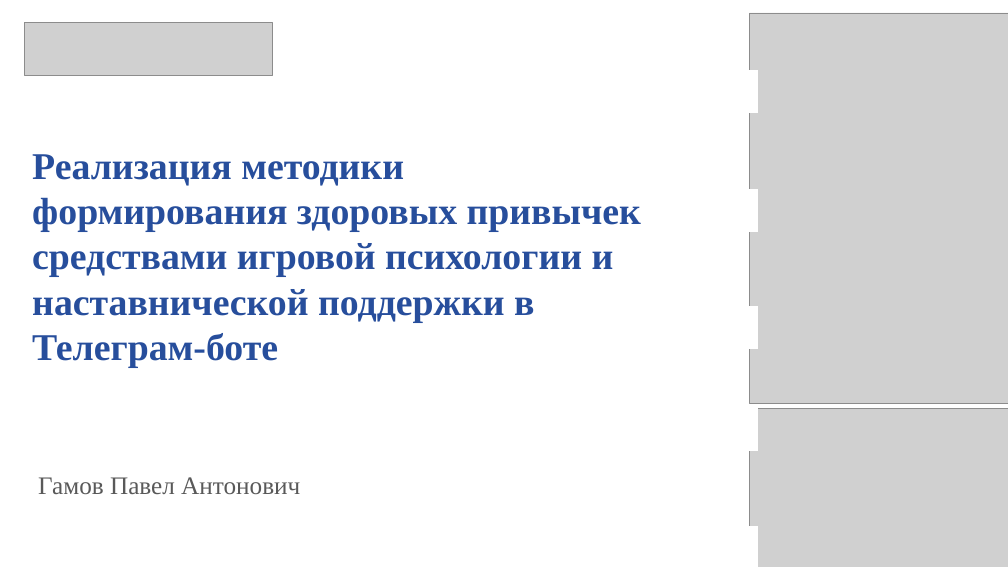
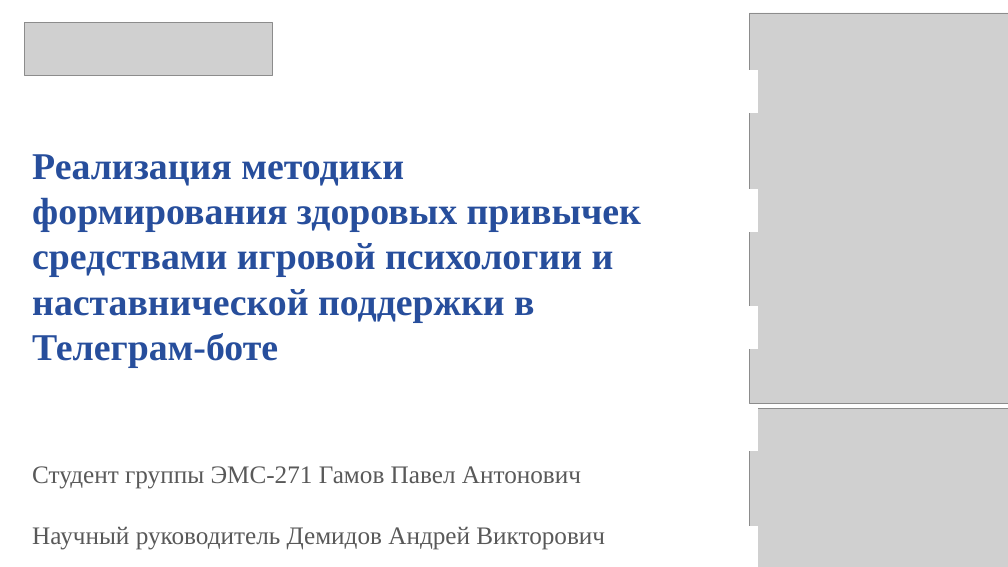
Before and after one commit to pagamov/pagamov_bot, a slide deck: slide 1 of docs/Презентация Гамов.pptx. Drawn at 1008x567 pixels with LibreOffice and Linux fonts; fonts in the diff are those of the drawing; grey boxes stand for pictures; background and template pictures are left out. Boxes give left, top, right and bottom in pixels: in the first picture for what was removed or moved away, otherwise in the second. Text is boxed around its words. In the diff, an @@ line names an element or a change of style, - is before the commit and + after.

```diff
--- a/docs/Презентация Гамов.pptx
+++ b/docs/Презентация Гамов.pptx
@@ text at (32,466,605,550): text changed @@
-Гамов Павел Антонович
+Студент группы ЭМС-271 Гамов Павел Антонович
+Научный руководитель Демидов Андрей Викторович
```
Also in this commit, not shown: 12 other slides changed, 4 slides removed, 1 other file.
